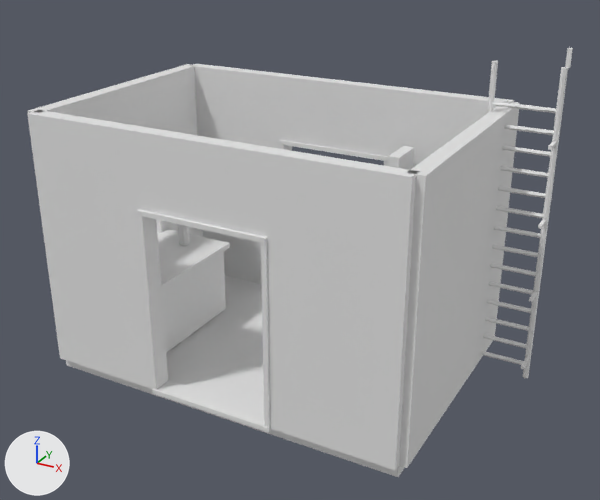
The OBJ model verdant-exchange-r1/Assets/southern-service-annex-state-2.obj, before and after one commit.
Before and after are seen from a camera (50 mm lens) standing at (4.68, -8.0, 5.54) and looking at (0.38, -0.18, 1.63). Lighting does not change. The marker at lower left points along +X, +Y and +Z. The older version comes first. Where no turn or scale is listed for an object, it has been applied to the vertices.

The scene before the commit, as lines of its bpy script (objects in view):
```python
me_southern_service_annex_state_2 = bpy.data.meshes.new('southern-service-annex-state-2')
me_southern_service_annex_state_2.from_pydata(...)  # 744 vertices, 1288 faces; spans x -2.42..2.95, y -1.62..1.63, z 0.0..4.0
ob_southern_service_annex_state_2 = bpy.data.objects.new('southern-service-annex-state-2', me_southern_service_annex_state_2)
ob_southern_service_annex_state_2.location = (0.0, 0.0, 0.0)
```
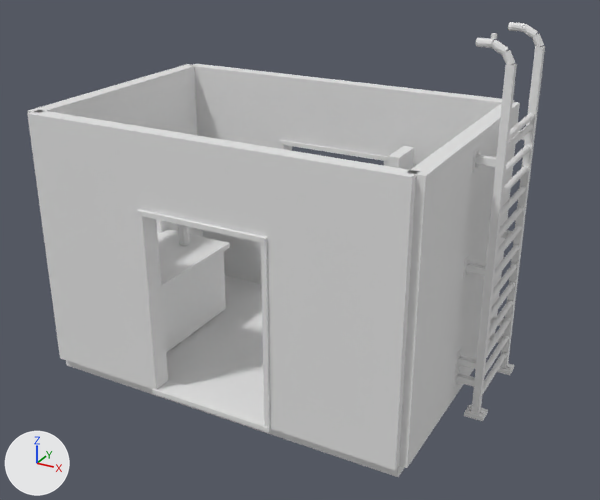
What differs and where, as boxes (x1, y1, x2, y2) in the pictures (600 x 500 px):
'southern-service-annex-state-2', reshaped (6% taller): before (27, 48, 573, 477); after (27, 22, 545, 477)
part 1 of me_southern_service_annex_state_2, added: after (464, 404, 488, 421)
part 2 of me_southern_service_annex_state_2, added: after (457, 356, 476, 369)
part 3 of me_southern_service_annex_state_2, added: after (455, 348, 462, 372)
part 4 of me_southern_service_annex_state_2, added: after (466, 263, 486, 276)
part 5 of me_southern_service_annex_state_2, added: after (463, 255, 470, 279)
part 6 of me_southern_service_annex_state_2, added: after (497, 364, 514, 375)
part 7 of me_southern_service_annex_state_2, added (mostly hidden): after (488, 333, 503, 343)
part 8 of me_southern_service_annex_state_2, added (mostly hidden): after (490, 316, 505, 326)
part 9 of me_southern_service_annex_state_2, added (mostly hidden): after (501, 230, 514, 240)
part 10 of me_southern_service_annex_state_2, added: after (483, 352, 507, 393)
part 11 of me_southern_service_annex_state_2, deleted: before (485, 101, 557, 369)
part 12 of me_southern_service_annex_state_2, built on: before (482, 48, 573, 378); after (453, 22, 545, 414)

What changed in the scene script:
```text
Change me_southern_service_annex_state_2:
    used by ob_southern_service_annex_state_2; location = (0.0, 0.0, 0.0)
    remove me_southern_service_annex_state_2.from_pydata(...)  # 744 vertices, 1288 faces; spans x -2.42..2.95, y -1.62..1.63, z 0.0..4.0
    add me_southern_service_annex_state_2.from_pydata(...)  # 1404 vertices, 2488 faces; spans x -2.42..2.71, y -1.62..1.63, z 0.0..4.25
    me_southern_service_annex_state_2 part 1: a new loose piece, a box spanning x 2.49..2.71, y -0.14..0.04, z 0.0..0.05
    me_southern_service_annex_state_2 part 2: a new loose piece, a box spanning x 2.34..2.6, y -0.087..-0.012, z 0.613..0.688
    me_southern_service_annex_state_2 part 3: a new loose piece, a box spanning x 2.31..2.345, y -0.14..0.04, z 0.54..0.76
    me_southern_service_annex_state_2 part 4: a new loose piece, a box spanning x 2.34..2.6, y -0.087..-0.012, z 1.763..1.837
    me_southern_service_annex_state_2 part 5: a new loose piece, a box spanning x 2.31..2.345, y -0.14..0.04, z 1.69..1.91
    me_southern_service_annex_state_2 part 6: a new loose piece, a box spanning x 2.49..2.71, y 0.96..1.14, z 0.0..0.05
    me_southern_service_annex_state_2 part 7: a new loose piece, a box spanning x 2.34..2.6, y 1.013..1.087, z 0.382..0.457
    me_southern_service_annex_state_2 part 8: a new loose piece, a box spanning x 2.34..2.6, y 1.013..1.087, z 0.612..0.687
    me_southern_service_annex_state_2 part 9: a new loose piece, a box spanning x 2.34..2.6, y 1.013..1.088, z 1.762..1.837
    me_southern_service_annex_state_2 part 10: a new loose piece, a 10-sided cylinder along y spanning x 2.565..2.635, y -0.05..1.05, z 0.207..0.273
    me_southern_service_annex_state_2 part 11: 13 loose pieces with 170 vertices, spanning x 2.14..2.92, y 0.71..0.98, z 0.28..3.36, are deleted
    me_southern_service_annex_state_2 part 12: 50 vertices moved from x 2.12..2.95, y 0.71..1.0, z 0.04..3.8 to x 2.31..2.69, y -0.14..0.04, z 0.0..3.11; 84 vertices removed from x 2.12..2.95, y 0.71..1.0, z 0.04..4.0; 510 vertices added at x 2.25..2.69, y -0.14..1.09, z 0.0..4.25
    other edits to the shape of me_southern_service_annex_state_2 do not show in these pictures
```
